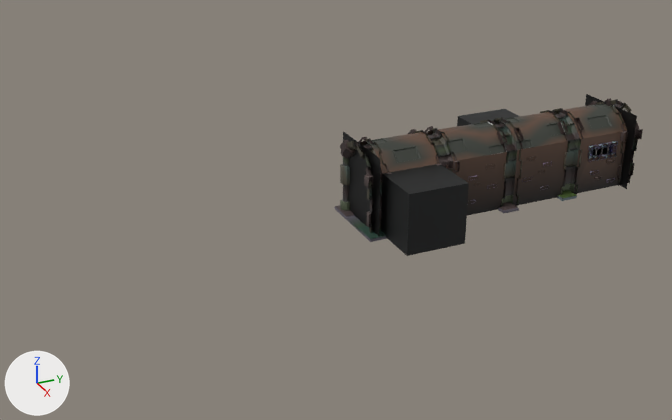
Before and after pictures for a commit that changed the Blender file Art/Transition Hallway.blend.
Both versions are drawn from a 50 mm camera at (44.6, -37.4, 23.4) aimed at (-0.1, -17.3, 1.0). The lights are fixed; the arrows at lower left show +X, +Y and +Z.

The first picture shows 'Hallway'.
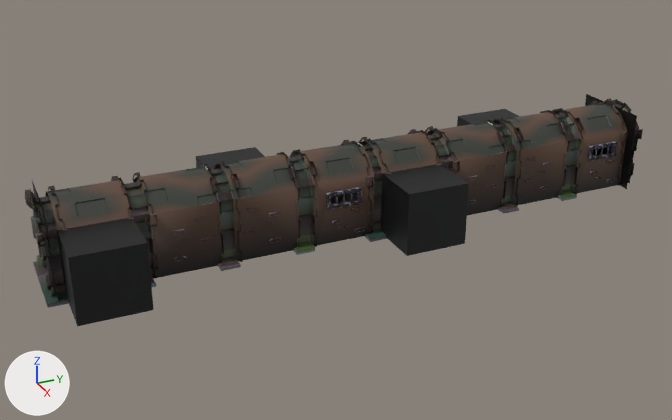
Boxes (x1, y1, x2, y2) around the edits, measured in the pictures (672 x 420 px):
'Hallway', reshaped, moved (100% wider, 43% taller): before (335, 94, 643, 256); after (25, 94, 643, 326)
part 1 of me_plane_008, built on: before (356, 104, 627, 256); after (314, 98, 643, 256)

What the commit changed:
me_plane_008 is used by ob_hallway; location (0.05, -15.82, 2.4).
me_plane_008 had 4051 vertices, 3511 faces and spanned x -5.0..5.0, y -0.6..18.6, z -2.6..2.6.
me_plane_008 now has 7458 vertices, 6343 faces and spans x -5.0..5.0, y -0.6..36.3, z -2.6..2.6.
me_plane_008 part 1: 2 vertices moved within x 1.8, y 10.8..14.0, z -2.4; 190 vertices removed from x -1.9..1.8, y 0.5..18.2, z -2.5..2.2; 2985 vertices added at x -5.0..5.0, y 17.1..36.3, z -2.6..2.6.
Object 'Hallway' (ob_hallway) moves from (0.05, -15.82, 2.4) to (0.05, -33.49, 2.4).
